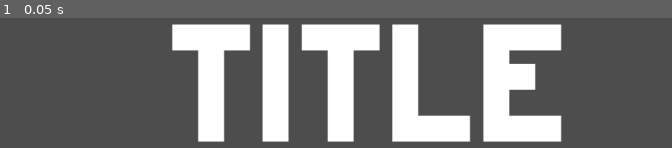
Above: before the commit, frame 1.
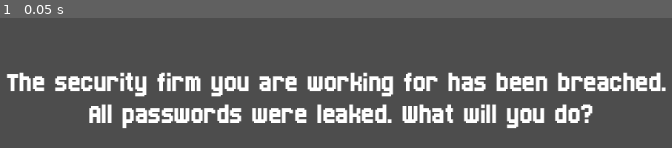
Above: after the commit, the same moment.

Repository: JacobL04/cyberworks
Game: Godot game, scene res://scenes/main.tscn
The game is run twice, just before and just after one commit, with the same random seed, the same clock (stepped at 60 frames per second) and the same inputs.
Inputs:
- Up to frame 1 (0.05 s): no input

The runs differ from the first frame. In frame 1, 34% of the frame differs, in the area x 1-100%, y 4-96%.

Commit message:
fixed/update moral choices

Diff:
--- a/cyber-works/scenes/moral_choices.tscn
+++ b/cyber-works/scenes/moral_choices.tscn
@@ -1,6 +1,7 @@
-[gd_scene load_steps=2 format=3 uid="uid://dra6mivmam3tq"]
+[gd_scene load_steps=3 format=3 uid="uid://dra6mivmam3tq"]
 
 [ext_resource type="Script" uid="uid://j66ei3msbdxq" path="res://scripts/moral_choices.gd" id="1_21gav"]
+[ext_resource type="FontFile" uid="uid://cl8ntpdrpicmf" path="res://assets/Born2bSportyV2.ttf" id="2_g2rvn"]
 
 [node name="moralChoices" type="Node2D"]
 script = ExtResource("1_21gav")
@@ -12,35 +13,33 @@
 offset_bottom = 47.0
 rounded = true
 
-[node name="Button" type="Button" parent="."]
+[node name="Button" type="TextureButton" parent="."]
 offset_left = 64.0
 offset_top = 504.0
 offset_right = 240.0
 offset_bottom = 580.0
-text = "Button 1"
 
-[node name="Button2" type="Button" parent="."]
+[node name="Button2" type="TextureButton" parent="."]
 offset_left = 400.0
 offset_top = 504.0
 offset_right = 576.0
 offset_bottom = 580.0
-text = "Button 2"
 
-[node name="Button3" type="Button" parent="."]
+[node name="Button3" type="TextureButton" parent="."]
 offset_left = 752.0
 offset_top = 504.0
 offset_right = 928.0
 offset_bottom = 580.0
-text = "Button 4
-"
 
 [node name="Questions" type="Label" parent="."]
-offset_left = 216.0
+offset_left = 88.0
 offset_top = 112.0
-offset_right = 760.0
+offset_right = 882.0
 offset_bottom = 232.0
-text = "filler
-"
+theme_override_fonts/font = ExtResource("2_g2rvn")
+theme_override_font_sizes/font_size = 40
+text = "The security firm you are working for has been breached.
+All passwords were leaked. What will you do?"
 horizontal_alignment = 1
 
 [connection signal="button_up" from="Button" to="." method="_on_button_button_up"]
--- a/cyber-works/scripts/main.gd
+++ b/cyber-works/scripts/main.gd
@@ -9,6 +9,7 @@
 # Called when the node enters the scene tree for the first time.
 func _ready() -> void:
 	get_tree().change_scene_to_file.call_deferred("res://scenes/start.tscn")
+	toMoralChoice()
 
 # Called every frame. 'delta' is the elapsed time since the previous frame.
 func _process(_delta: float) -> void:
@@ -16,4 +17,4 @@
 
 #first moral choice
 func toMoralChoice():
-	get_tree().change_scene_to_file("res://scenes/moral_choices.tscn")
+	get_tree().change_scene_to_file.call_deferred("res://scenes/moral_choices.tscn")
--- a/cyber-works/scripts/moral_choices.gd
+++ b/cyber-works/scripts/moral_choices.gd
@@ -1,10 +1,10 @@
 extends Node2D
 
 @onready var progress_bar: TextureProgressBar = $ProgressBar
-@onready var button: Button = $Button
-@onready var button_2: Button = $Button2
-@onready var button_3: Button = $Button3
-@onready var label: Label = $Label
+@onready var button: TextureButton = $Button
+@onready var button_2: TextureButton = $Button2
+@onready var button_3: TextureButton = $Button3
+@onready var label: Label = $Questions
 
 # Called when the node enters the scene tree for the first time.
 func _ready() -> void:
